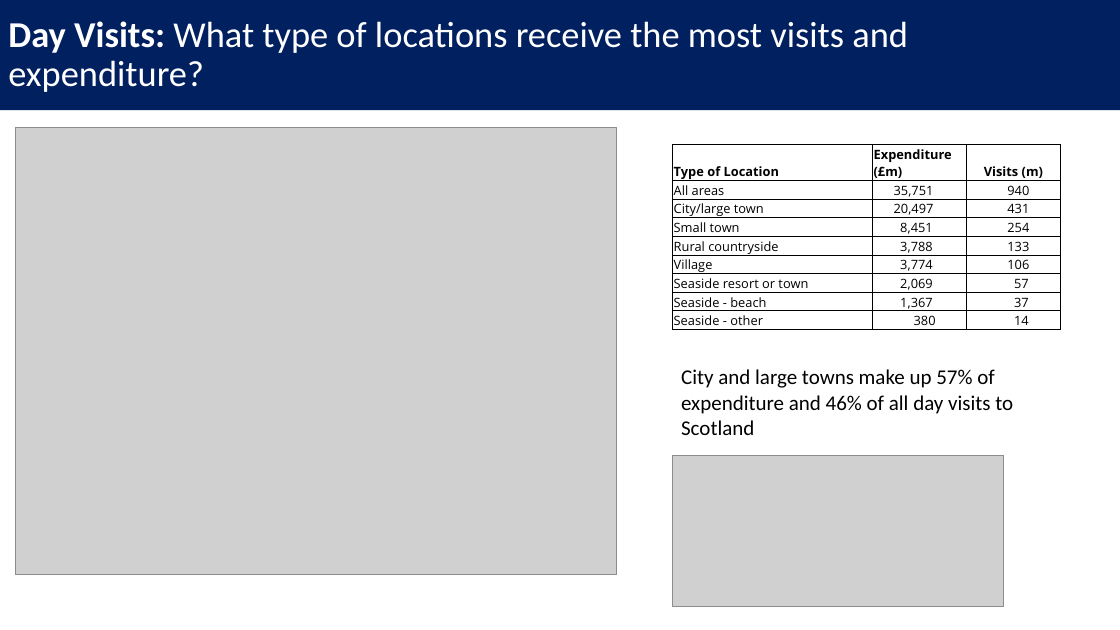
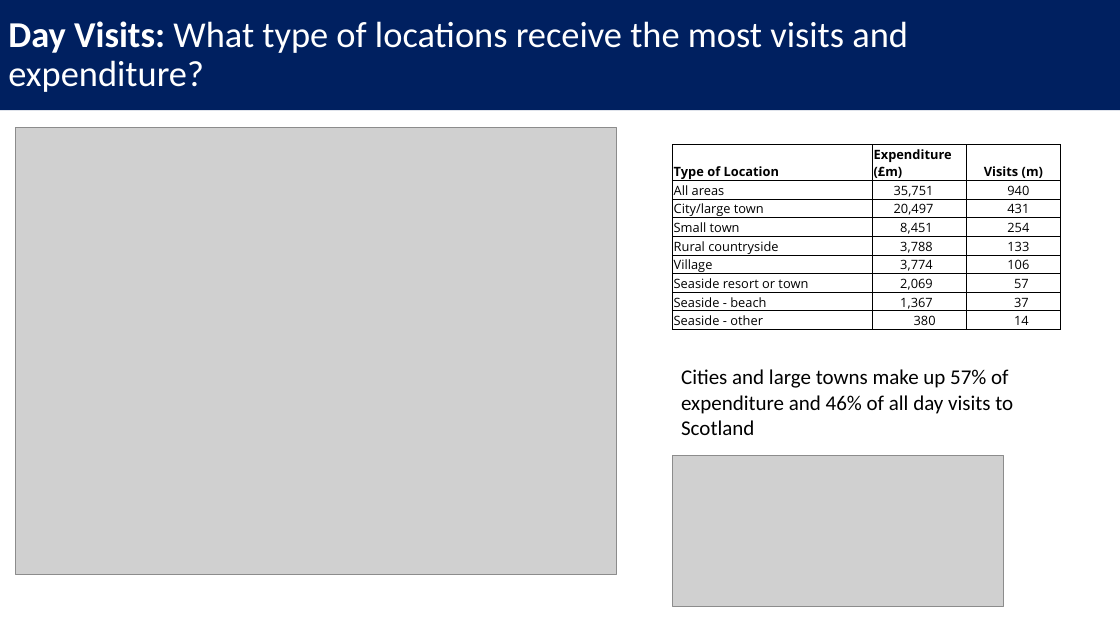
Before and after one commit to barrodea/visit_scotland, a slide deck: slide 8 of Visit Scotland Presentation.pptx. Drawn at 1120x630 pixels with LibreOffice and Linux fonts; fonts in the diff are those of the drawing; grey boxes stand for pictures. Boxes give left, top, right and bottom in pixels: in the first picture for what was removed or moved away, otherwise in the second. Text is boxed around its words. In the diff, an @@ line names an element or a change of style, - is before the commit and + after.

```diff
--- a/Visit Scotland Presentation.pptx
+++ b/Visit Scotland Presentation.pptx
@@ text at <box>681,369,1013,435</box>: text changed @@
-City and large towns make up 57% of expenditure and 46% of all day visits to Scotland
+Cities and large towns make up 57% of expenditure and 46% of all day visits to Scotland
```
Also in this commit, not shown: 1 other slide changed, 1 other file.
